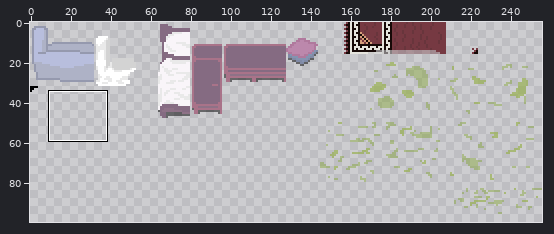
Two states of a sprite sheet, assets/tiles/tileobjects.png. Above, an overview of the earlier version with the close-up marked.
Close-up. First the earlier version:
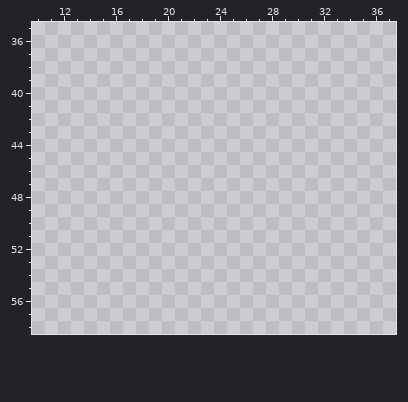
The file is 256x256 pixels. Shown: x 10..37, y 35..58. The wide view leaves out empty margins.
After the commit:
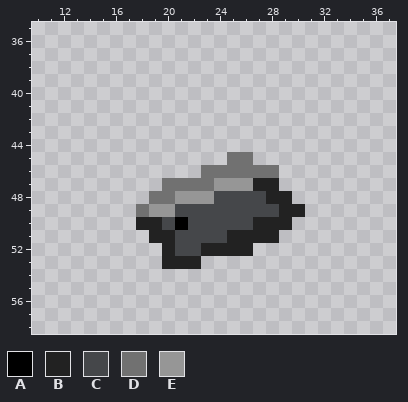
Palette (. is transparent): A #000000  B #222222  C #45474a  D #717171  E #969696
Difference:
@@ x 16..32 @@
 44 .................
-45 .................
-46 .................
-47 .................
-48 .................
-49 .................
-50 .................
-51 .................
-52 .................
-53 .................
+45 .........DD......
+46 .......DDDDDD....
+47 ....DDDDEEEBB....
+48 ...DDEEECCCCBB...
+49 ..DEECCCCCCCCBB..
+50 ..BBCACCCCCBBB...
+51 ...BBCCCCBBBB....
+52 ....BCCBBBB......
+53 ....BBB..........
 54 .................
Pixel boxes of the changes (left, top, right, bottom) in both close-ups:
added: (136, 152, 305, 269)
